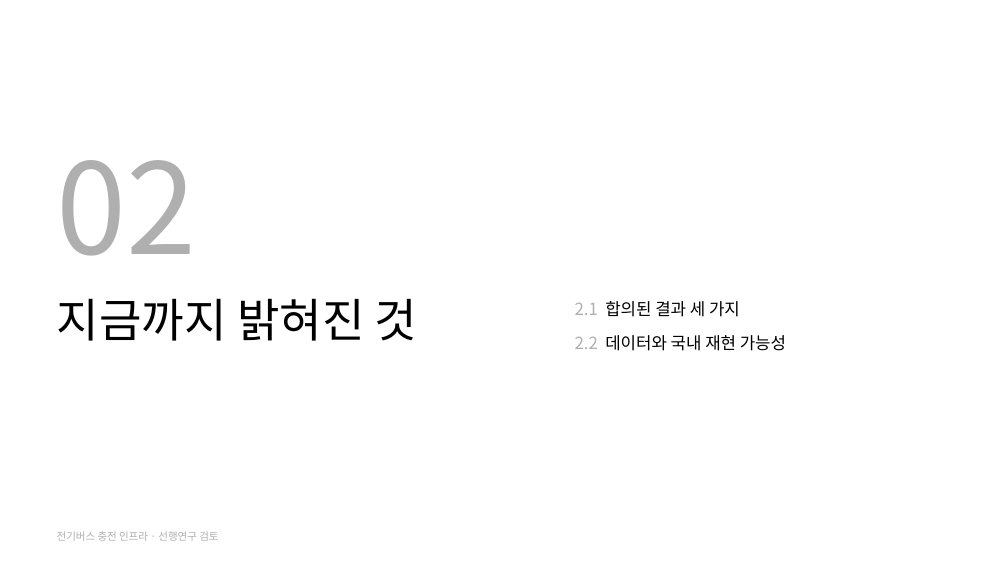
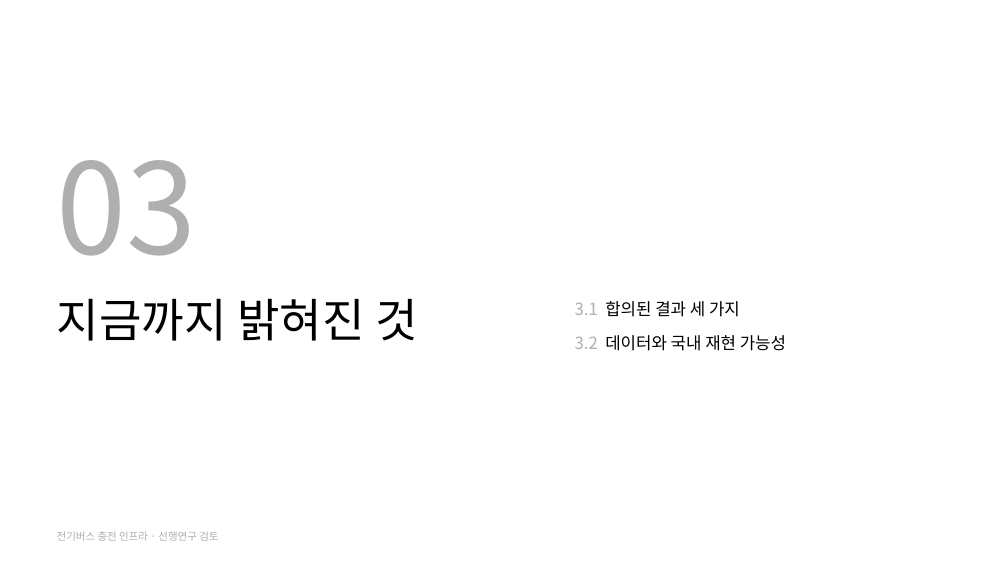
Before and after one commit to jujuwon7/presentation, a slide deck: slide 12 of 전기버스_충전인프라_선행연구_검토.pptx (slide 6 before the commit). Drawn at 1008x567 pixels with LibreOffice and Linux fonts; fonts in the diff are those of the drawing. Boxes give left, top, right and bottom in pixels: in the first picture for what was removed or moved away, otherwise in the second. Text is boxed around its words. In the diff, an @@ line names an element or a change of style, - is before the commit and + after.

```diff
--- a/전기버스_충전인프라_선행연구_검토.pptx
+++ b/전기버스_충전인프라_선행연구_검토.pptx
@@ text at (57,160,197,256): text changed @@
-02
+03
@@ text at (575,301,786,351): text changed @@
-2.1 합의된 결과 세 가지
-2.2 데이터와 국내 재현 가능성
+3.1 합의된 결과 세 가지
+3.2 데이터와 국내 재현 가능성
```
Also in this commit, not shown: 13 other slides changed, 6 slides added.
